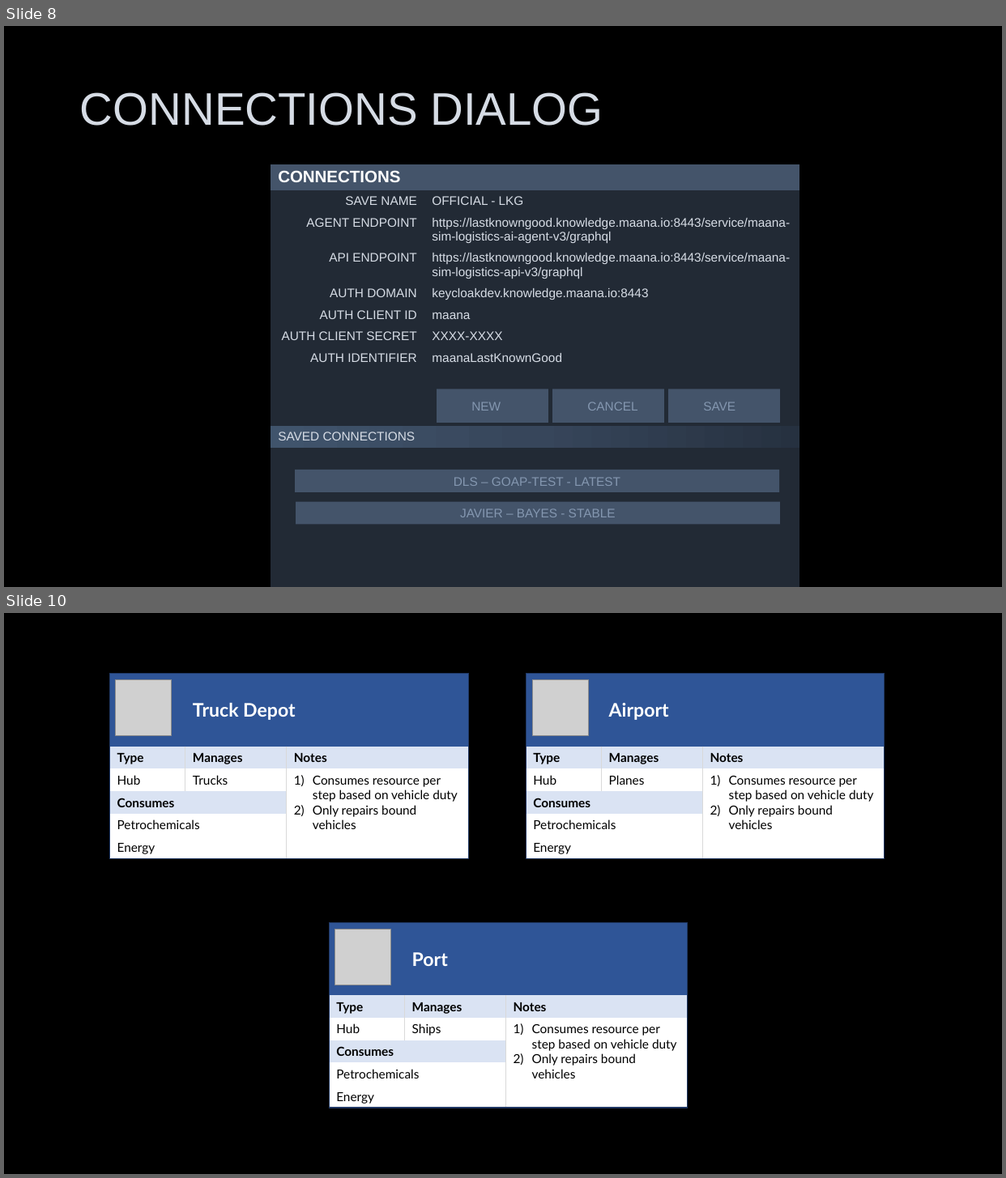
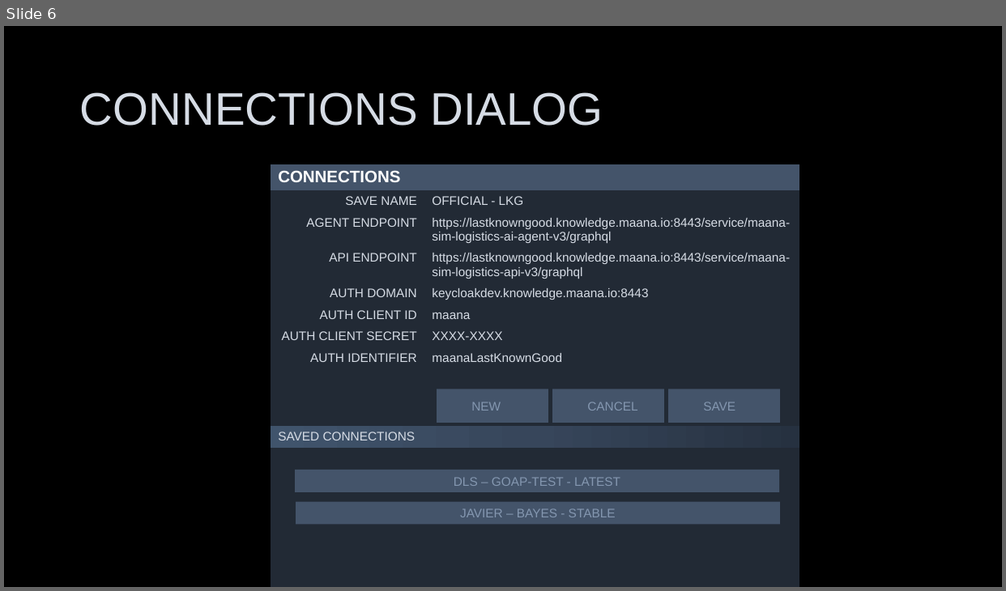
Before and after one commit to maana-io/maana-sim-logistics, a slide deck: v3/UX.pptx. Shown one above the other, each under a label of ours: slides 8 and 10 before the commit, slide 6 after it; the slides between them are not shown. The pictures are 1006x1178 and 1006x591 pixels, drawn with LibreOffice and Linux fonts; fonts in the diff are those of the drawing; grey boxes stand for pictures; background and template pictures are left out. Boxes give left, top, right and bottom in pixels: in the first picture for what was removed or moved away, otherwise in the second. Text is boxed around its words. In the diff, an @@ line names an element or a change of style, - is before the commit and + after.

```diff
--- a/v3/UX.pptx
+++ b/v3/UX.pptx
@@ slide 10 removed at [4, 613, 1002, 1174], background #000000 @@
@@ table removed at [109, 674, 468, 858], 6 rows, 3 columns @@
- | Truck Depot | 
-Type | Manages | Notes
-Hub | Trucks | Consumes resource per step based on vehicle duty / Only repairs bound vehicles
-Consumes |  | 
-Petrochemicals |  | 
-Energy |  | 
@@ picture removed at [116, 679, 172, 736] @@
@@ table removed at [526, 674, 884, 858], 6 rows, 3 columns @@
- | Airport | 
-Type | Manages | Notes
-Hub | Planes | Consumes resource per step based on vehicle duty / Only repairs bound vehicles
-Consumes |  | 
-Petrochemicals |  | 
-Energy |  | 
@@ picture removed at [533, 679, 589, 736] @@
@@ table removed at [329, 923, 688, 1108], 6 rows, 3 columns @@
- | Port | 
-Type | Manages | Notes
-Hub | Ships | Consumes resource per step based on vehicle duty / Only repairs bound vehicles
-Consumes |  | 
-Petrochemicals |  | 
-Energy |  | 
@@ picture removed at [335, 929, 391, 985] @@
@@ what was slide 8 is now slide 6 @@
```
Also in this commit, not shown: 1 slide changed, 6 other slides removed, 5 other files.
